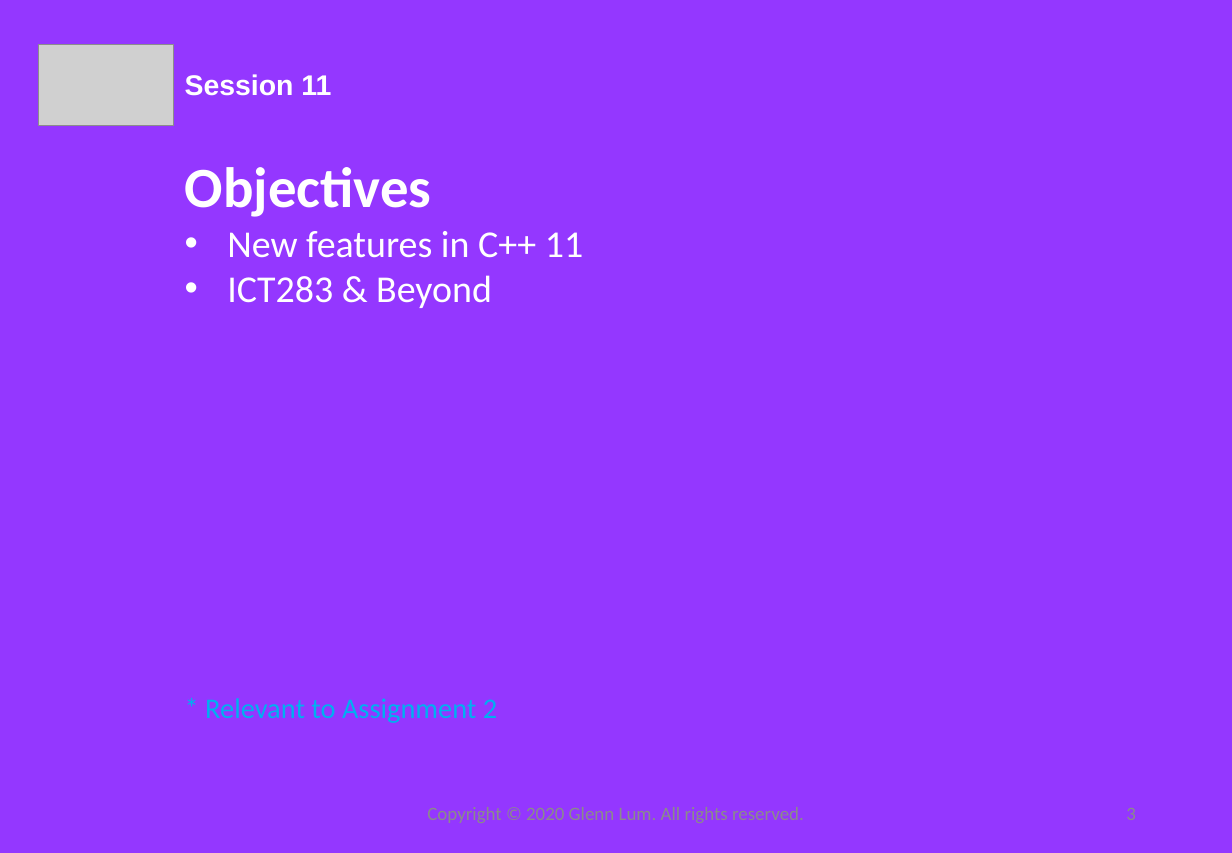
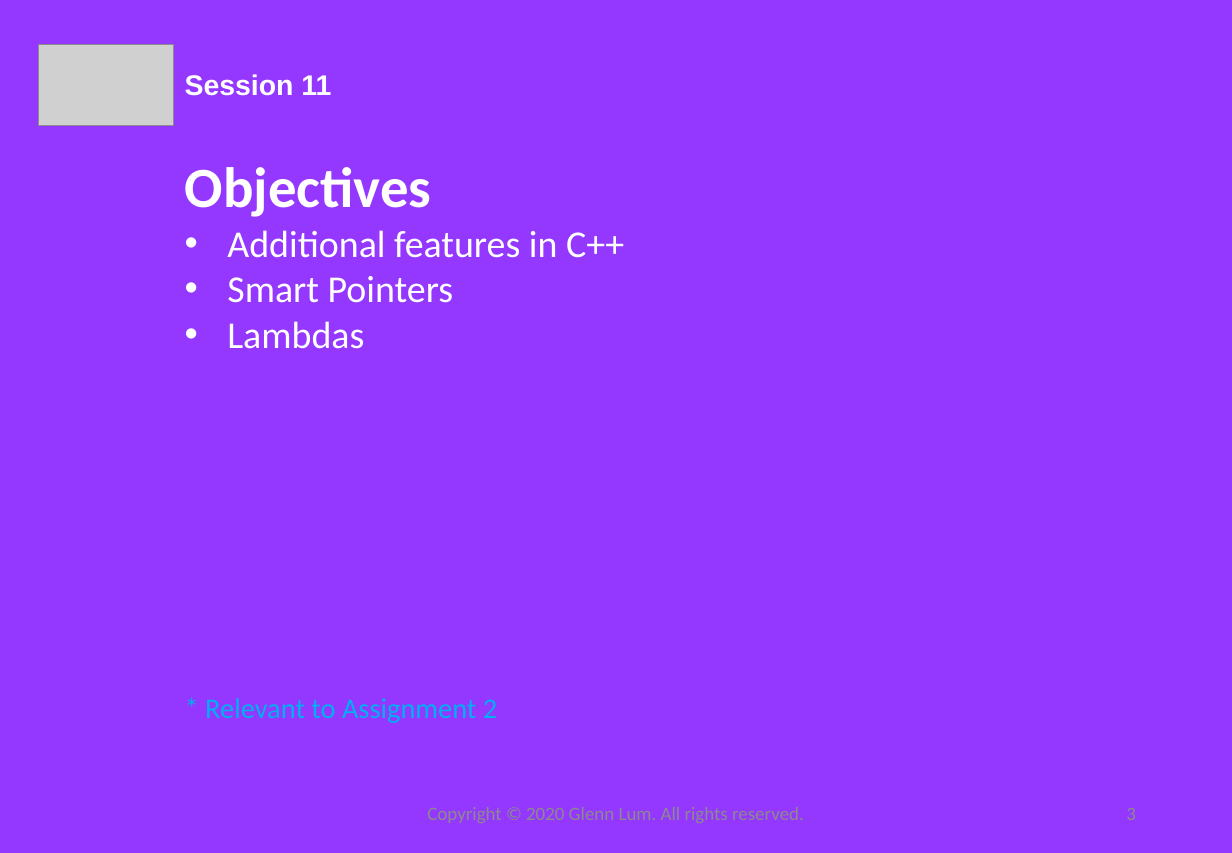
Before and after one commit to EvoDest/resources, a slide deck: slide 3 of PASS_11/PASS_11.pptx. Drawn at 1232x853 pixels with LibreOffice and Linux fonts; fonts in the diff are those of the drawing; grey boxes stand for pictures. Boxes give left, top, right and bottom in pixels: in the first picture for what was removed or moved away, otherwise in the second. Text is boxed around its words. In the diff, an @@ line names an element or a change of style, - is before the commit and + after.

```diff
--- a/PASS_11/PASS_11.pptx
+++ b/PASS_11/PASS_11.pptx
@@ text at (227,230,624,349): text changed @@
-• New features in C++ 11
-• ICT283 & Beyond
+• Additional features in C++
+• Smart Pointers
+• Lambdas
```
Also in this commit, not shown: 1 other slide changed, 4 slides added, 1 slide removed, 1 other file.
